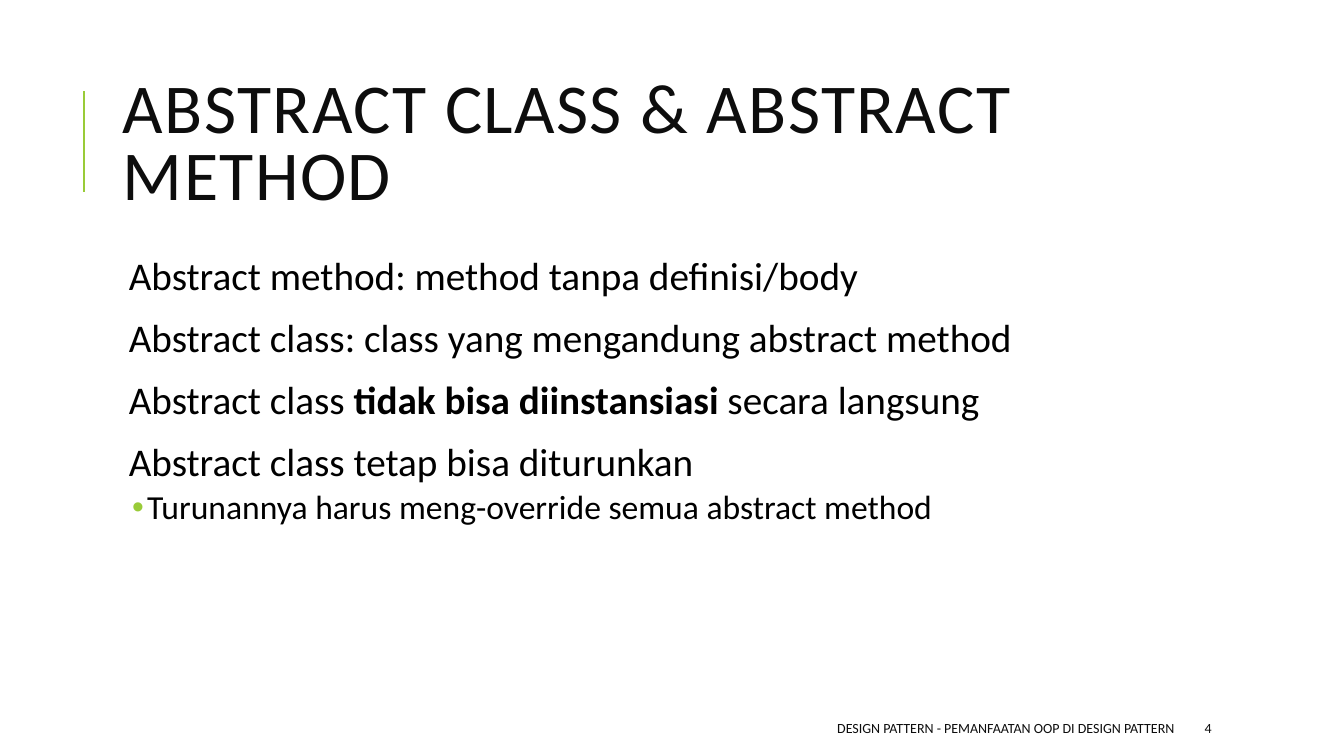
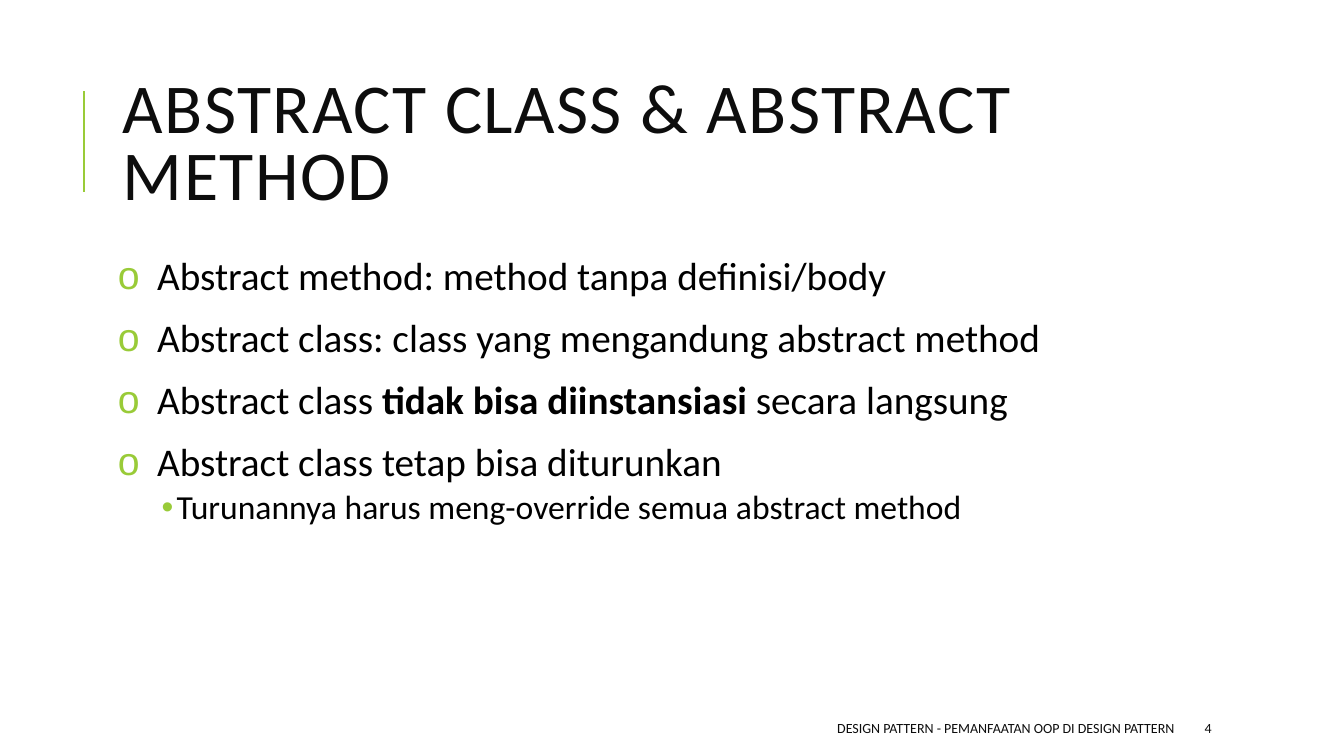
Before and after one commit to ksatria/MK-Design-Pattern, a slide deck: slide 4 of PPT/Design Pattern 2 - Review OOP dan Pemanfaatannya di Design Pattern.pptx. Drawn at 1344x756 pixels with LibreOffice and Linux fonts; fonts in the diff are those of the drawing. Boxes give left, top, right and bottom in pixels: in the first picture for what was removed or moved away, otherwise in the second. Text is boxed around its words. In the diff, an @@ line names an element or a change of style, - is before the commit and + after.

```diff
--- a/PPT/Design Pattern 2 - Review OOP dan Pemanfaatannya di Design Pattern.pptx
+++ b/PPT/Design Pattern 2 - Review OOP dan Pemanfaatannya di Design Pattern.pptx
@@ text "Abstract method: method tanpa definisi/body" at <box>157,262,1039,525</box>: bullet   to o; indent changed @@
```
Also in this commit, not shown: 6 other slides changed.
